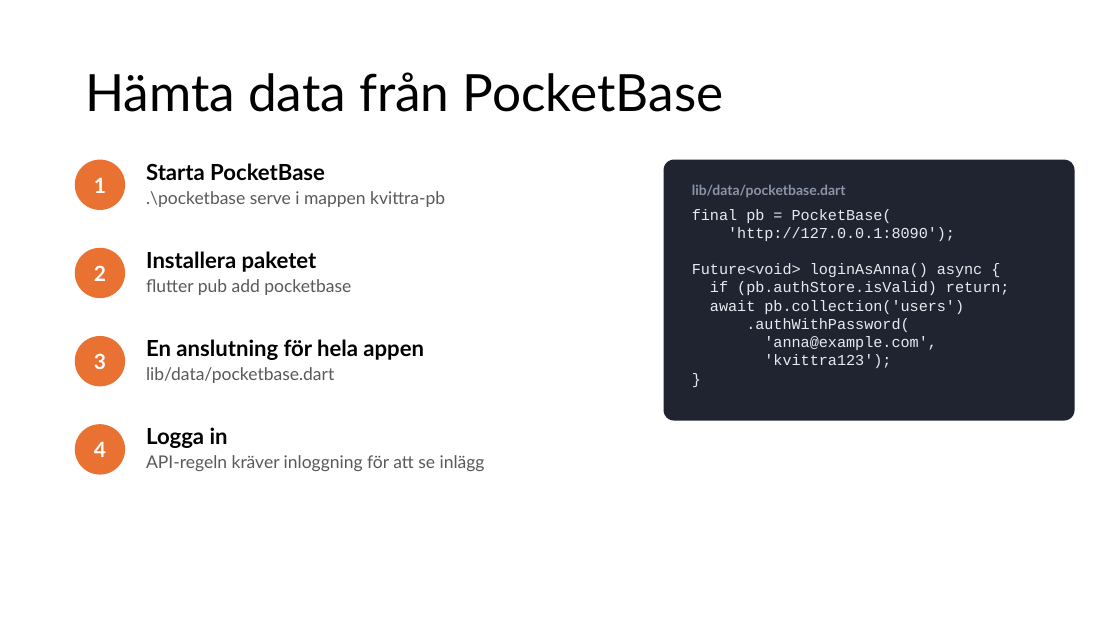
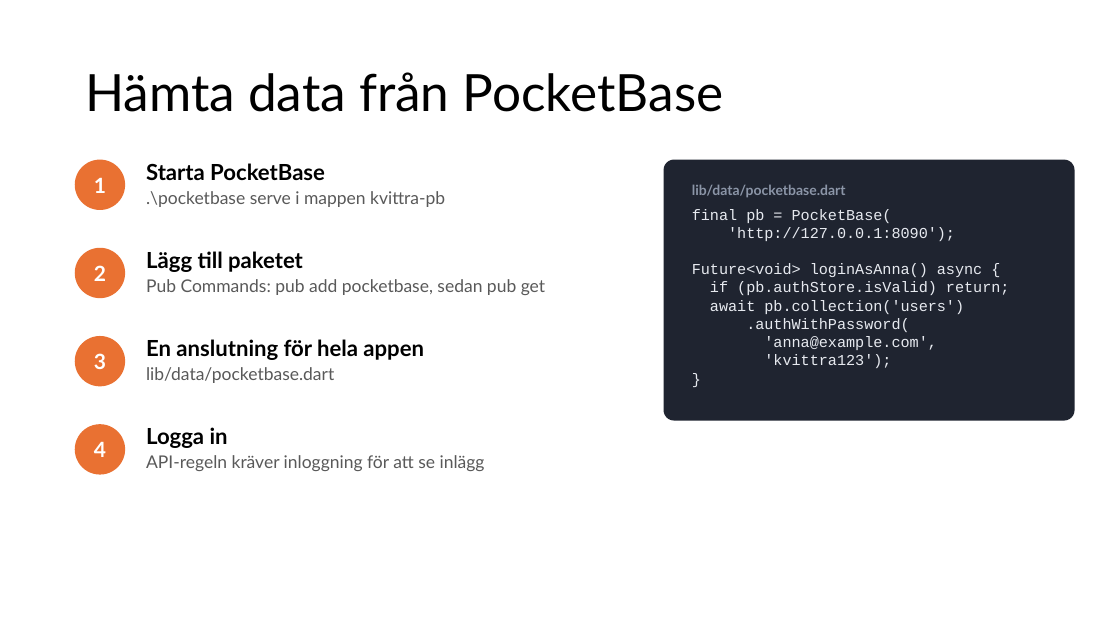
Before and after one commit to abbjetmus/pocketbase-flutter-kurs, a slide deck: slide 75 of Databaser och mobilapputveckling - sammanfattning.pptx. Drawn at 1120x630 pixels with LibreOffice and Linux fonts; fonts in the diff are those of the drawing. Boxes give left, top, right and bottom in pixels: in the first picture for what was removed or moved away, otherwise in the second. Text is boxed around its words. In the diff, an @@ line names an element or a change of style, - is before the commit and + after.

```diff
--- a/Databaser och mobilapputveckling - sammanfattning.pptx
+++ b/Databaser och mobilapputveckling - sammanfattning.pptx
@@ text at bbox=[146, 251, 545, 295]: text changed @@
-Installera paketet
-flutter pub add pocketbase
+Lägg till paketet
+Pub Commands: pub add pocketbase, sedan pub get
```
Also in this commit, not shown: 5 other slides changed.
